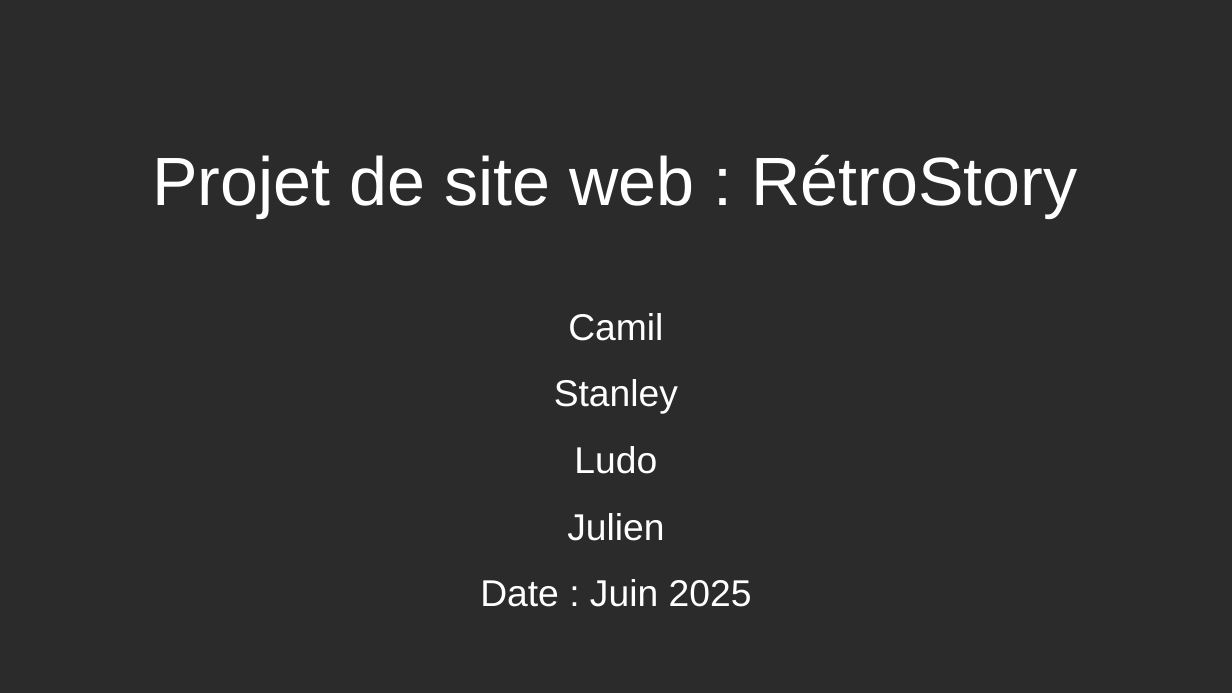
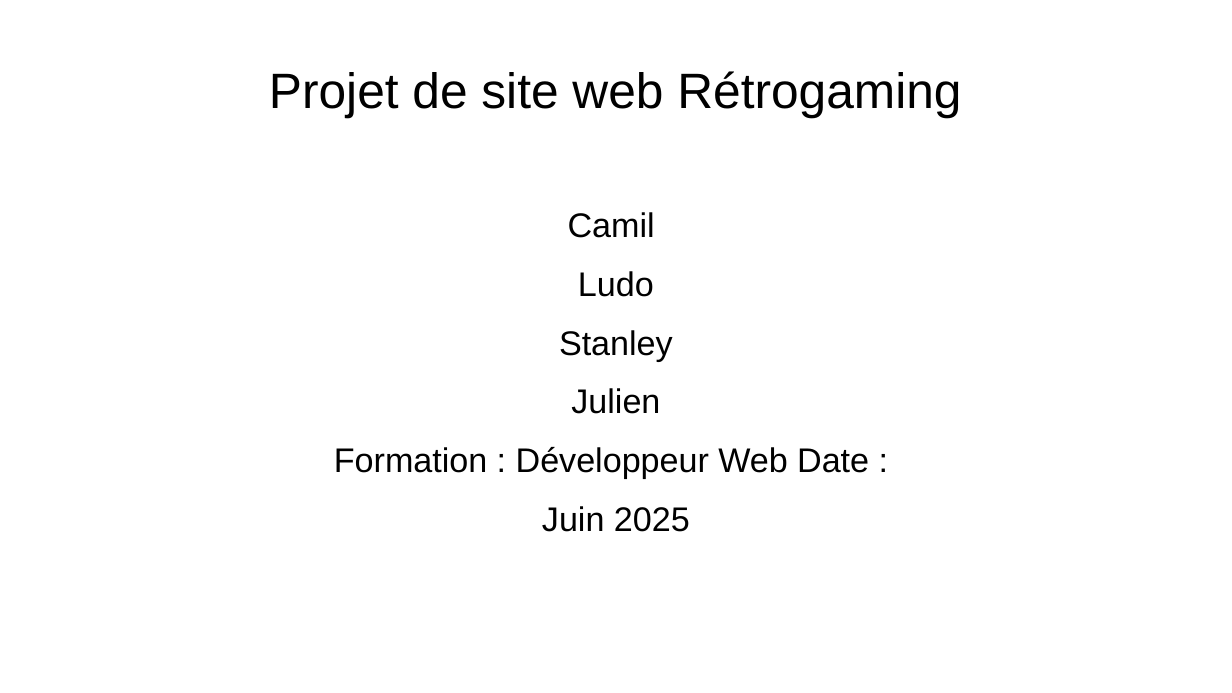
Before and after one commit to Cboukhal/projet_groupe, a slide deck: slide 1 of Camil/powerpoint/powerpoint_prototype.odp. Drawn at 1232x693 pixels with LibreOffice and Linux fonts; fonts in the diff are those of the drawing; background and template pictures are left out; a plain dark background stands for a picture behind light text. Boxes give left, top, right and bottom in pixels: in the first picture for what was removed or moved away, otherwise in the second. Text is boxed around its words. In the diff, an @@ line names an element or a change of style, - is before the commit and + after.

Commit message:
Camil

```diff
--- a/Camil/powerpoint/powerpoint_prototype.odp
+++ b/Camil/powerpoint/powerpoint_prototype.odp
@@ background picture (left out) to #FFFFFF @@
@@ title at [269, 71, 961, 117]: text changed; size 44 to 32 pt; text colour #FFFFFF to #000000 @@
-Projet de site web : RétroStory
+Projet de site web Rétrogaming
@@ subtitle "Camil": place and size @@
-subtitle "Camil" at [480, 313, 752, 607]
+subtitle "Camil" at [334, 212, 869, 532]
@@ subtitle at [559, 212, 673, 414]: size 24 to 22 pt, text colour #FFFFFF to #000000 in "Camil", "Stanley", "Julien"; line spacing 1 to 0.9 @@
@@ subtitle at [578, 271, 654, 297]: paragraph added @@
+Ludo
@@ subtitle at [334, 447, 869, 532]: text changed; size 24 to 22 pt; text colour #FFFFFF to #000000 @@
-Date : Juin 2025
+Formation : Développeur Web Date :
+Juin 2025
@@ subtitle at [574, 446, 657, 474]: paragraph removed @@
-Ludo
```
Also in this commit, not shown: 11 other slides changed, 2 slides added, 1 slide removed, 1 other file.
